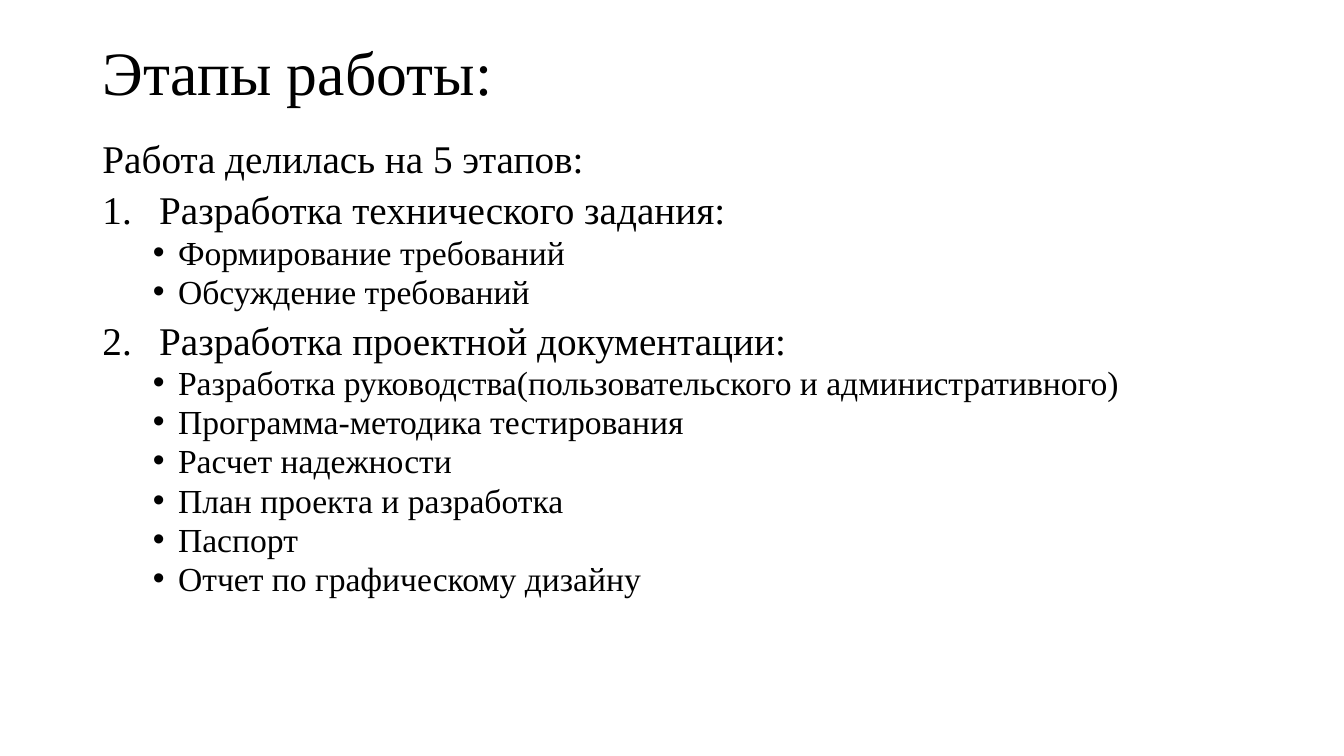
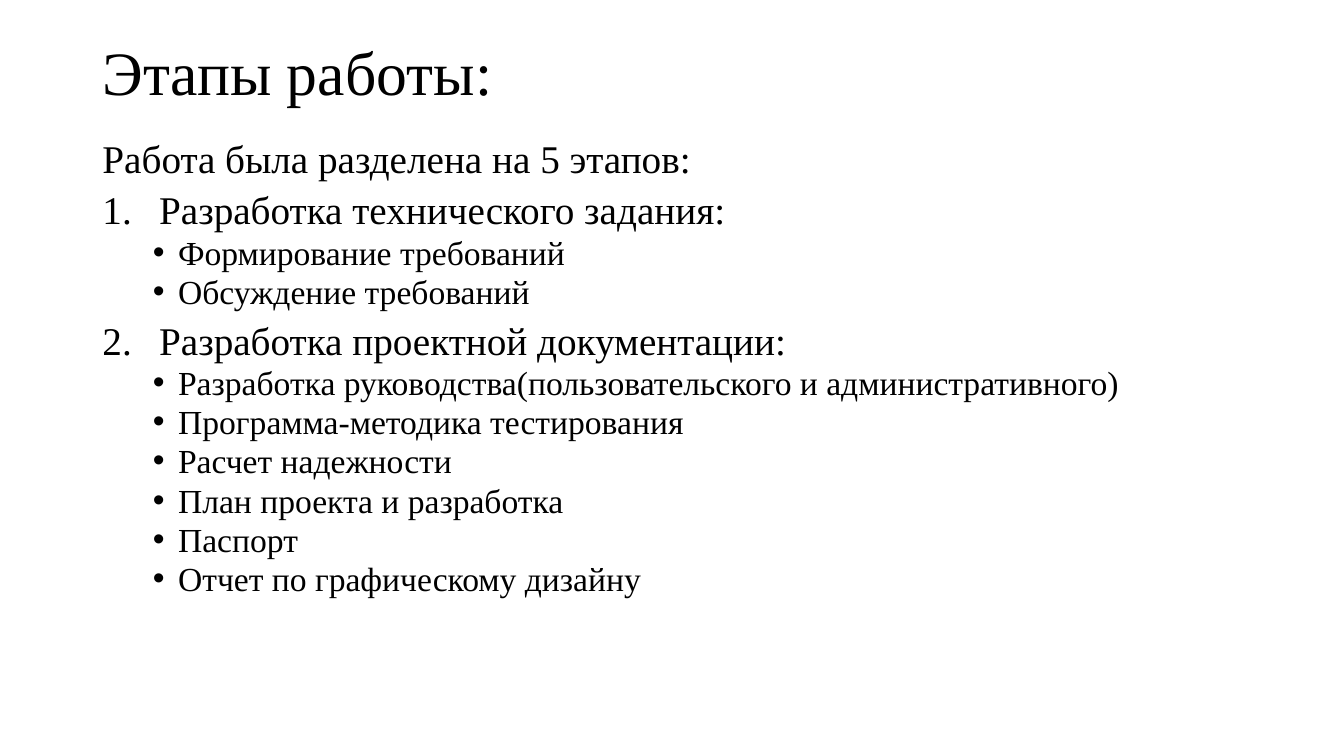
Before and after one commit to Evgenij1234/Project-for-BPC-21-011, a slide deck: slide 11 of FirstPlayer.pptx. Drawn at 1344x756 pixels with LibreOffice and Linux fonts; fonts in the diff are those of the drawing; background and template pictures are left out. Boxes give left, top, right and bottom in pixels: in the first picture for what was removed or moved away, otherwise in the second. Text is boxed around its words. In the diff, an @@ line names an element or a change of style, - is before the commit and + after.

```diff
--- a/FirstPlayer.pptx
+++ b/FirstPlayer.pptx
@@ text at [102, 145, 691, 180]: text changed @@
-Работа делилась на 5 этапов:
+Работа была разделена на 5 этапов:
```
Also in this commit, not shown: 6 other slides changed.
